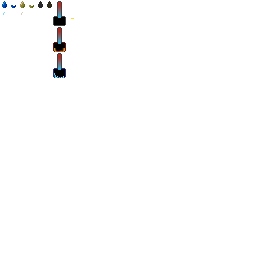
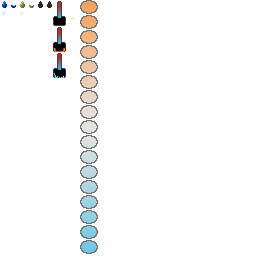
Two versions of the same layered image (256x256). Layer-by-layer changes:
added layer "globes" (75%) above "line" over [80, 0, 98, 254]
